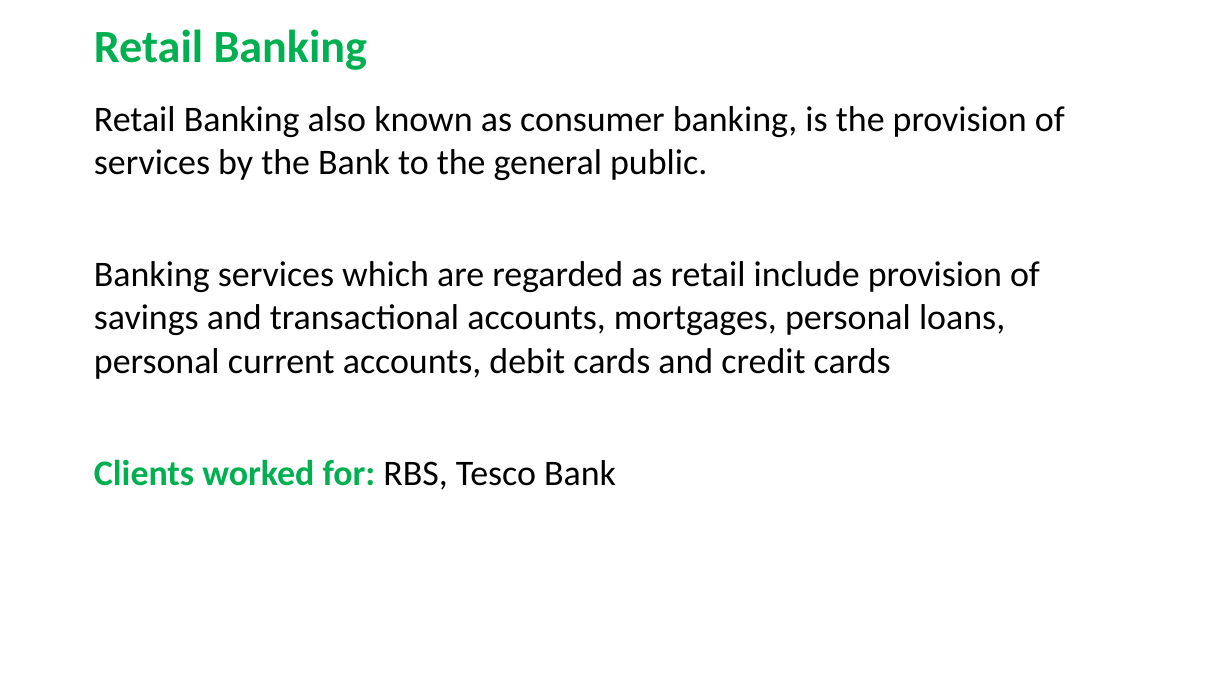
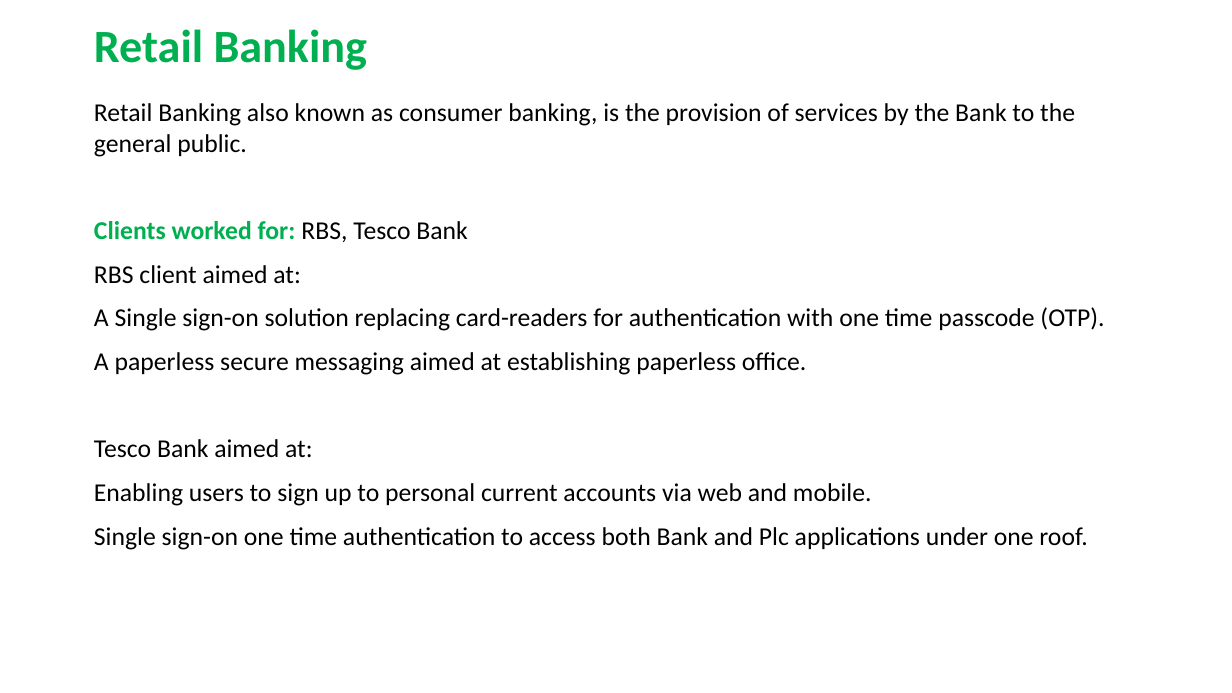
Before and after one commit to RaghavanKasthuri/Business-Analysis, a slide deck: slide 1 of Business Knowledge/Retail Banking.pptx. Drawn at 1232x693 pixels with LibreOffice and Linux fonts; fonts in the diff are those of the drawing. Boxes give left, top, right and bottom in pixels: in the first picture for what was removed or moved away, otherwise in the second. Text is boxed around its words. In the diff, an @@ line names an element or a change of style, - is before the commit and + after.

```diff
--- a/Business Knowledge/Retail Banking.pptx
+++ b/Business Knowledge/Retail Banking.pptx
@@ text at [94, 103, 1075, 242]: size 28 to 20 pt in "Retail Banking also known as consumer banking, ...", "Clients worked for: RBS, Tesco Bank" @@
@@ text at [94, 261, 1040, 379]: paragraph removed @@
-Banking services which are regarded as retail include provision of savings and transactional accounts, mortgages, personal loans, personal current accounts, debit cards and credit cards
@@ text at [94, 265, 1104, 550]: paragraphs added @@
+RBS client aimed at:
+A Single sign-on solution replacing card-readers for authentication with one time passcode (OTP).
+A paperless secure messaging aimed at establishing paperless office.
+Tesco Bank aimed at:
+Enabling users to sign up to personal current accounts via web and mobile.
+Single sign-on one time authentication to access both Bank and Plc applications under one roof.
```
Also in this commit, not shown: 6 other files.
